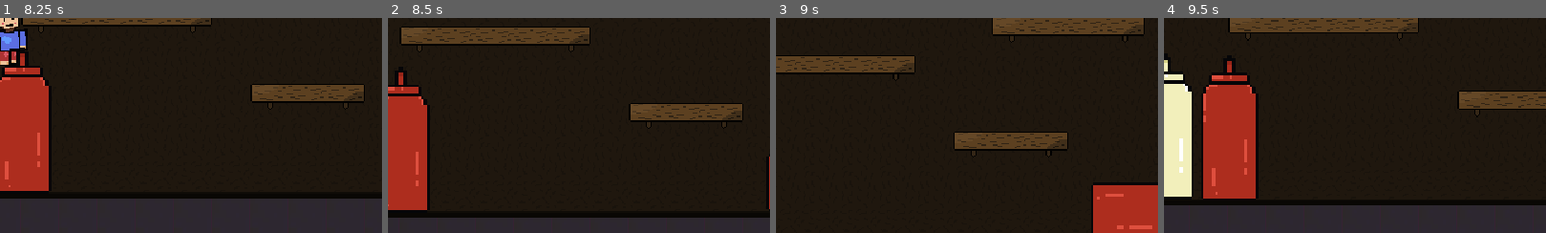
Above: before the commit, frames 1-4 (left to right).
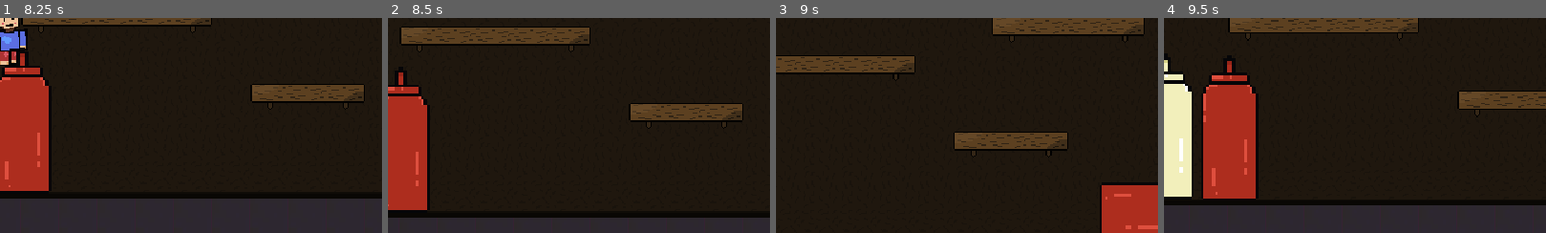
Above: after the commit, the same moments.

Repository: DyingCandy/3-apples-tall
Game: Godot game, scene res://Scenes/title_screen.tscn
The game is run twice, just before and just after one commit, with the same random seed, the same clock (stepped at 60 frames per second) and the same inputs.
Inputs (mouse positions are % of the whole screen's width and height, from its top left):
- Up to frame 1 (8.25 s): click "Play" at 0.5 s; tap Enter at 1.25 s; move the mouse to (45, 70) at 1.27 s; hold D (right) 1.28-2.78 s; tap Alt every 1.5 s from 1.35 to 7.35 s; click (45, 70) at 1.42 s; tap Space (jump) at 1.52, 2.27, 3.77, 4.52, 5.27, 6.77, 7.52 s; move the mouse to (80, 65) at 2.02 s; tap Shift every 1.5 s from 2.1 to 8.1 s; move the mouse to (20, 35) at 2.77 s; hold A (left) 2.78-5.03 s; move the mouse to (55, 50) at 3.52 s; click (55, 50) at 3.67 s; move the mouse to (35, 25) at 4.27 s; move the mouse to (72, 45) at 5.02 s; hold D (right) from 5.03 s (still down); move the mouse to (30, 55) at 5.77 s; click (30, 55) at 5.92 s; move the mouse to (60, 28) at 6.52 s; move the mouse to (45, 70) at 7.27 s; move the mouse to (80, 65) at 8.02 s; click (80, 65) at 8.17 s
- Up to frame 2 (8.5 s): keep holding D (right); tap Space (jump) at 8.27 s
- Up to frame 3 (9 s): move the mouse to (20, 35) at 8.77 s; release D (right) at 8.78 s; hold A (left) from 8.78 s (still down); tap Alt at 8.85 s
- Up to frame 4 (9.5 s): keep holding A (left)
The pictures show only the part of the screen within x 50-100%, y 50-100%; the shares and areas given below are measured in that part.

Frame 1 is identical in both runs. In frame 2, 0.2% of the frame differs, in the area x 99-100%, y 63-90%; in frame 3, 0.8%, in the area x 82-100%, y 76-100%; in frame 4, nothing differs.

Commit message:
added health component
(Note to self: add health bar)

Diff:
--- a/jame-gam/Scenes/Entities/player.tscn
+++ b/jame-gam/Scenes/Entities/player.tscn
@@ -4,6 +4,7 @@
 [ext_resource type="Texture2D" uid="uid://cye1ogeka1dn6" path="res://Assets/Sprites/Sprite-0001.png" id="2_nqm6o"]
 [ext_resource type="Texture2D" uid="uid://be7xe4t2dxgtd" path="res://Assets/Sprites/Player-animation-fall-up.png" id="2_svftf"]
 [ext_resource type="Texture2D" uid="uid://bpdfkpxhyxqc3" path="res://Assets/Sprites/Player-animation.png" id="3_a1rq5"]
+[ext_resource type="Script" uid="uid://dt0x432cg1tpu" path="res://Scripts/health/health_component.gd" id="5_a1rq5"]
 
 [sub_resource type="RectangleShape2D" id="RectangleShape2D_ft3ro"]
 size = Vector2(13.333332, 29.5)
@@ -89,3 +90,7 @@
 [node name="Camera2D" type="Camera2D" parent="." unique_id=984935254]
 scale = Vector2(1.5, 1.5)
 position_smoothing_enabled = true
+
+[node name="HealthComponent" type="Node" parent="." unique_id=2042030627]
+script = ExtResource("5_a1rq5")
+maxHealth = 3.0
--- a/jame-gam/Scenes/Levels/level_1.tscn
+++ b/jame-gam/Scenes/Levels/level_1.tscn
@@ -184,7 +184,7 @@
 scale = Vector2(2.43, 2.43)
 
 [node name="Ketchup2" parent="." unique_id=816015187 instance=ExtResource("6_xgxfi")]
-position = Vector2(348, 2.9999962)
+position = Vector2(355.00003, 2.9999962)
 rotation = 1.5707964
 scale = Vector2(2.43, 2.43)
 
--- a/jame-gam/Scripts/fly.gd
+++ b/jame-gam/Scripts/fly.gd
@@ -21,4 +21,4 @@
 func _on_hurt_box_body_entered(body: Node2D) -> void:
 	print("die")
 	if body.name == "Player":
-		body.die()
+		body.hit(1)
--- /dev/null
+++ b/jame-gam/Scripts/health/health_component.gd
@@ -0,0 +1,28 @@
+extends Node
+class_name HealthComponent
+
+signal health_changed(health: int, maxHealth: int)
+signal die
+
+@export var maxHealth : float = 10
+var health : float
+
+func _ready() -> void:
+	health = maxHealth
+
+func takeDamage(amount : float) -> void:
+	if amount <= 0:
+		return
+
+	health = clampf(health - amount, 0, maxHealth)
+	health_changed.emit(health, maxHealth)
+
+	if health <= 0:
+		die.emit()
+
+func heal(amount : float) -> void:
+	if amount <= 0:
+		return
+
+	health = clampf(health + amount, 0, maxHealth)
+	health_changed.emit(health, maxHealth)
--- a/jame-gam/Scripts/player.gd
+++ b/jame-gam/Scripts/player.gd
@@ -1,6 +1,6 @@
 extends CharacterBody2D
 
-
+@onready var health_component: HealthComponent = $HealthComponent
 @onready var sprite_2d: AnimatedSprite2D = $Sprite2D
 var bobbleSpeed = 10
 var bobbleAngle = 3
@@ -10,7 +10,14 @@
 
 func _ready() -> void:
 	startingRotation = sprite_2d.rotation
+	health_component.die.connect(on_death)
 
+func hit(damage_amount: float) -> void:
+	health_component.takeDamage(damage_amount)
+
+func on_death():
+	queue_free()
+	#Change scene to death screen
 
 func jelly_bounce():
 	velocity.y = -850
@@ -18,8 +25,7 @@
 func mustard_launch():
 	velocity.y = -650
 
-func die():
-	get_tree().change_scene_to_file("res://Scenes/title_screen.tscn")
+
 
 func _physics_process(delta: float) -> void:
 	# Add the gravity.
--- a/jame-gam/project.godot
+++ b/jame-gam/project.godot
@@ -27,6 +27,10 @@
 window/size/window_height_override=1080
 window/stretch/mode="canvas_items"
 window/stretch/scale_mode="integer"
+
+[editor_plugins]
+
+enabled=PackedStringArray("res://addons/godot_super-wakatime/plugin.cfg")
 
 [global_group]
 
Not shown, added: jame-gam/Scripts/health/health_component.gd.uid
Not shown, added: jame-gam/addons/godot_super-wakatime/api_key_prompt.tscn
Not shown, added: jame-gam/addons/godot_super-wakatime/counter.tscn
Not shown, added: jame-gam/addons/godot_super-wakatime/godot_super-wakatime.gd
Not shown, added: jame-gam/addons/godot_super-wakatime/godot_super-wakatime.gd.uid
Not shown, added: jame-gam/addons/godot_super-wakatime/plugin.cfg
Not shown, added: jame-gam/addons/godot_super-wakatime/utils.gd
Not shown, added: jame-gam/addons/godot_super-wakatime/utils.gd.uid
Not shown, added: jame-gam/addons/godot_super-wakatime/LICENSE
Not shown, added: jame-gam/addons/godot_super-wakatime/README.md
